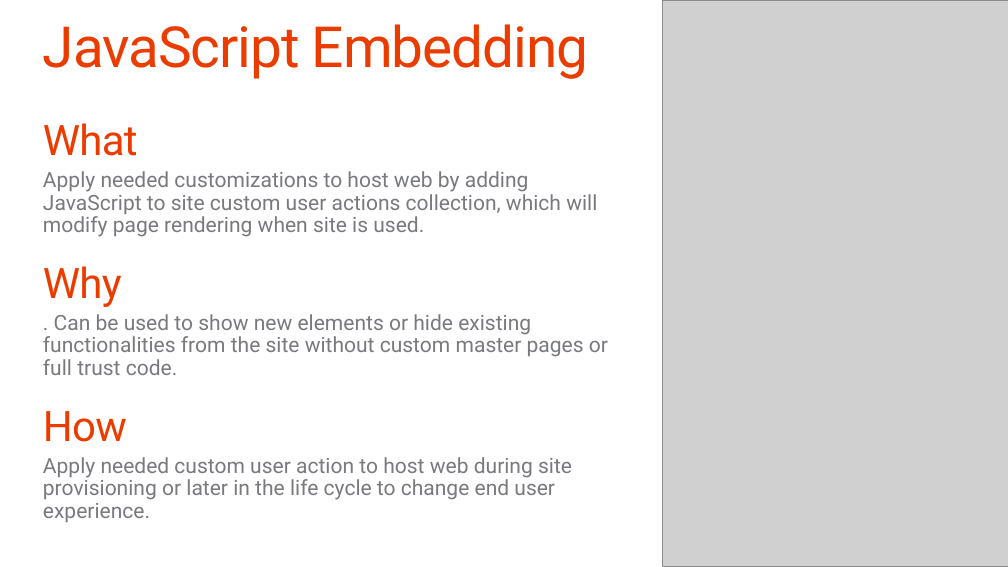
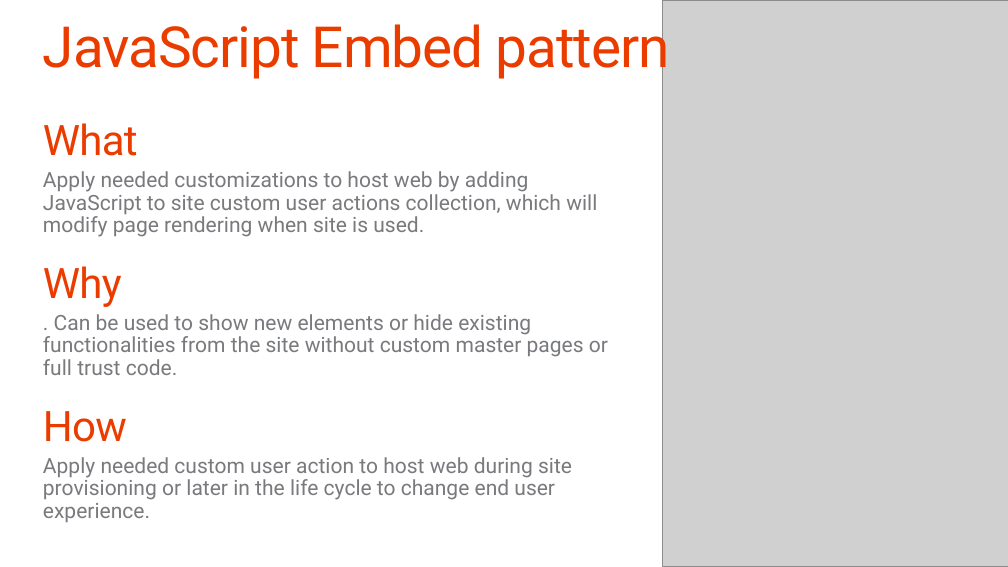
Before and after one commit to fabbbiob/TrainingContent, a slide deck: slide 13 of O3658/02 Managing site settings using app model/2_SiteManagement.pptx. Drawn at 1008x567 pixels with LibreOffice and Linux fonts; fonts in the diff are those of the drawing; grey boxes stand for pictures; background and template pictures are left out. Boxes give left, top, right and bottom in pixels: in the first picture for what was removed or moved away, otherwise in the second. Text is boxed around its words. In the diff, an @@ line names an element or a change of style, - is before the commit and + after.

Commit message:
Updated terminology for JS embed

```diff
--- a/O3658/02 Managing site settings using app model/2_SiteManagement.pptx
+++ b/O3658/02 Managing site settings using app model/2_SiteManagement.pptx
@@ title at box(43, 16, 670, 82): text changed @@
-JavaScript Embedding
+JavaScript Embed pattern
```
Also in this commit, not shown: 8 other slides changed, 1 other file.
